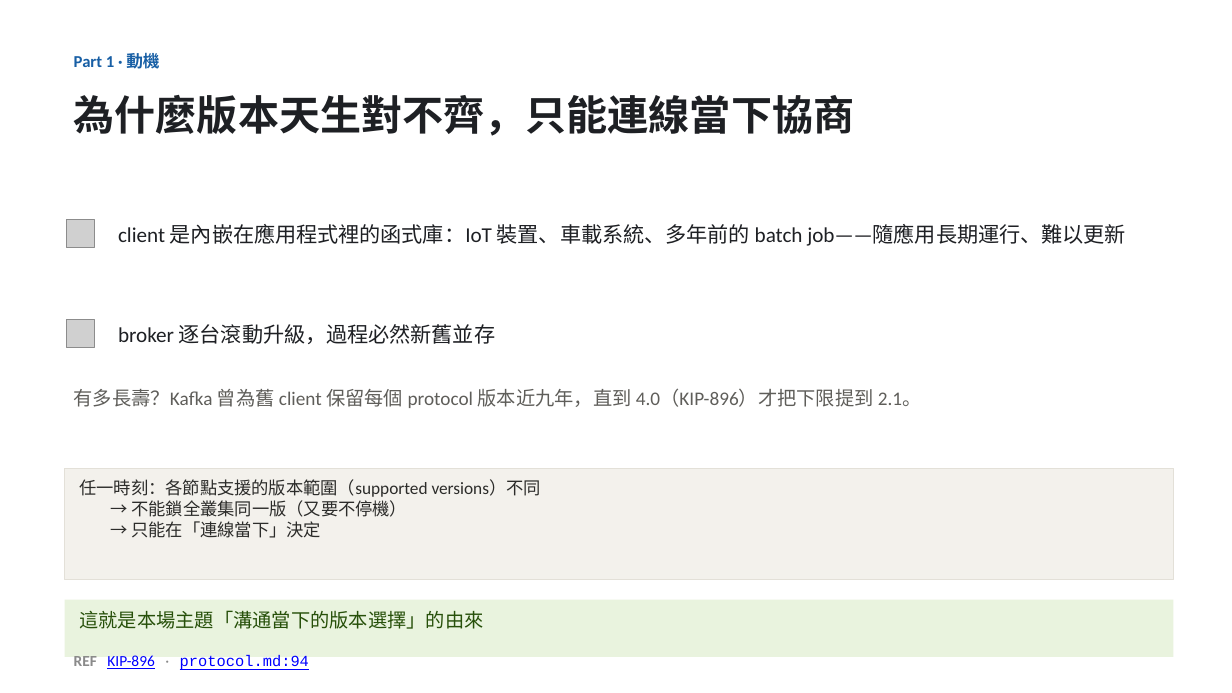
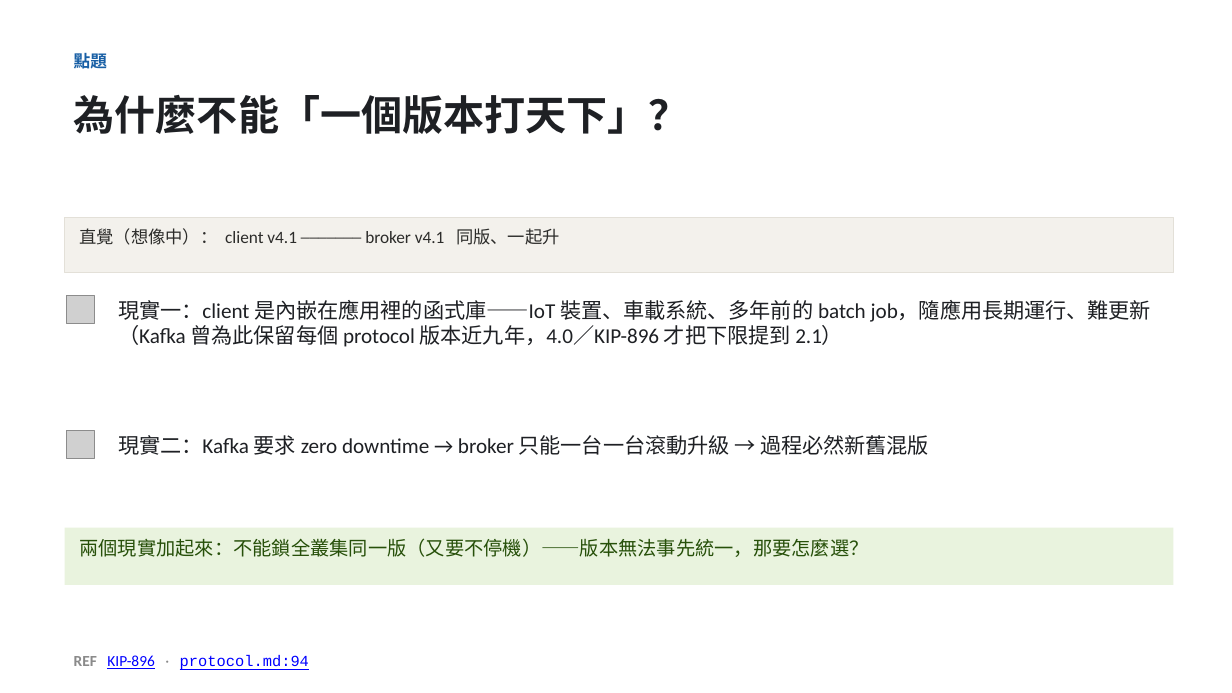
Before and after one commit to unknowntpo/kafka, a slide deck: slide 3 of study/version-control/kafka-version-negotiation.pptx (slide 4 before the commit). Drawn at 1232x693 pixels with LibreOffice and Linux fonts; fonts in the diff are those of the drawing; grey boxes stand for pictures. Boxes give left, top, right and bottom in pixels: in the first picture for what was removed or moved away, otherwise in the second. Text is boxed around its words. In the diff, an @@ line names an element or a change of style, - is before the commit and + after.

Commit message:
study(version-control): 套用 Eric review 第二批（議程/點題動機合併/術語橋/架構a分兩類/對照移位/關線用語）
- 議程 Part 1 回到「為什麼不能一個版本打天下」框架
- 點題＋動機合併成一張：zero downtime→一台一台升→混版；因果收在「不能鎖全叢集同一版」，不寫「連線當下」
- 術語加銜接橋（承上頁）；架構(a) 把 broker↔broker replication 獨立成「不協商」一類，不再放協商底下
- 對照移到 Fetch 舉例之後；quiz 正解「關線」→「關閉連線」；15 張

```diff
--- a/study/version-control/kafka-version-negotiation.pptx
+++ b/study/version-control/kafka-version-negotiation.pptx
@@ text at [74, 50, 107, 72]: text changed @@
-Part 1 · 動機
+點題
@@ text at [74, 95, 690, 134]: text changed @@
-為什麼版本天生對不齊，只能連線當下協商
+為什麼不能「一個版本打天下」？
@@ rectangle added at [65, 217, 1174, 273], fill #F3F1EC, outline #E3E0D8 0.5 pt, 13.5 pt, text #2C2C2A @@
+直覺（想像中）： client v4.1 ─────── broker v4.1 同版、一起升
@@ picture: place and size @@
-picture at [67, 220, 94, 248]
+picture at [67, 296, 94, 323]
@@ text at [118, 300, 1151, 347]: text changed @@
-client 是內嵌在應用程式裡的函式庫：IoT 裝置、車載系統、多年前的 batch job——隨應用長期運行、難以更新
+現實一：client 是內嵌在應用裡的函式庫——IoT 裝置、車載系統、多年前的 batch job，隨應用長期運行、難更新（Kafka 曾為此保留每個 protocol 版本近九年，4.0／KIP-896 才把下限提到 2.1）
@@ text removed at [74, 389, 922, 408] @@
-有多長壽？Kafka 曾為舊 client 保留每個 protocol 版本近九年，直到 4.0（KIP-896）才把下限提到 2.1。
@@ picture: place and size @@
-picture at [67, 320, 94, 348]
+picture at [67, 431, 94, 458]
@@ text at [118, 435, 929, 455]: text changed @@
-broker 逐台滾動升級，過程必然新舊並存
+現實二：Kafka 要求 zero downtime → broker 只能一台一台滾動升級 → 過程必然新舊混版
@@ rectangle "兩個現實加起來：不能鎖全叢集同一版（又要不停機）——版本無法事先統一，那要怎麼選？": place and size @@
-rectangle "兩個現實加起來：不能鎖全叢集同一版（又要不停機）——版本無法事先統一，那要怎麼選？" at [65, 469, 1174, 579]
+rectangle "兩個現實加起來：不能鎖全叢集同一版（又要不停機）——版本無法事先統一，那要怎麼選？" at [65, 528, 1174, 585]
@@ rectangle "兩個現實加起來：不能鎖全叢集同一版（又要不停機）——版本無法事先統一，那要怎麼選？" at [65, 528, 1174, 585]: fill #F3F1EC to #E9F3DE; outline #E3E0D8 0.5 pt to none @@
@@ text in rectangle at [79, 538, 868, 557]: text changed; size 13.5 to 15 pt; text colour #2C2C2A to #27500A @@
-任一時刻：各節點支援的版本範圍（supported versions）不同
-→ 不能鎖全叢集同一版（又要不停機）
-→ 只能在「連線當下」決定
+兩個現實加起來：不能鎖全叢集同一版（又要不停機）——版本無法事先統一，那要怎麼選？
@@ rectangle removed at [65, 600, 1174, 657] @@
-這就是本場主題「溝通當下的版本選擇」的由來
```
Also in this commit, not shown: 4 other slides changed, 1 slide removed, 2 other files.
